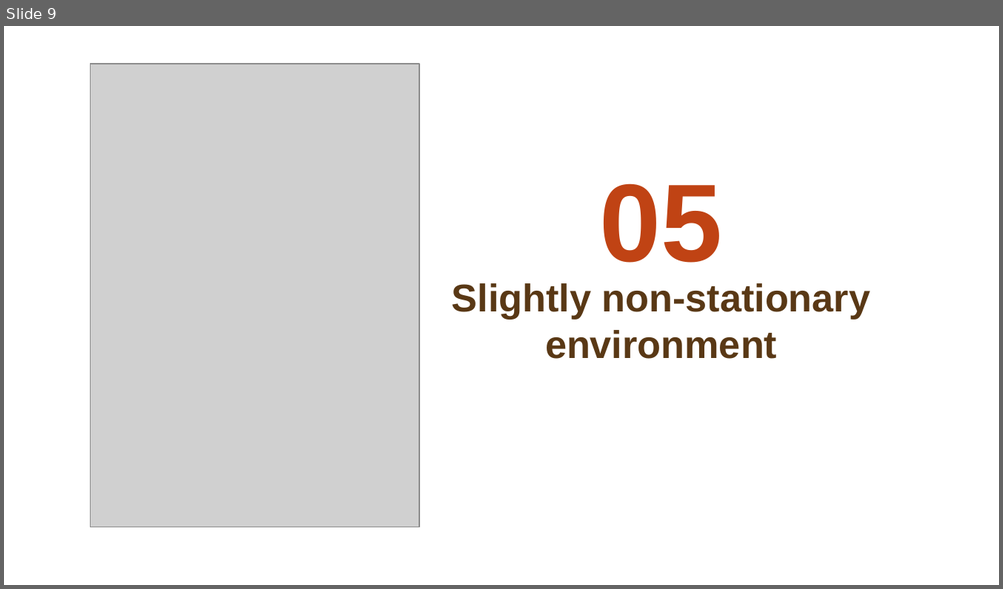
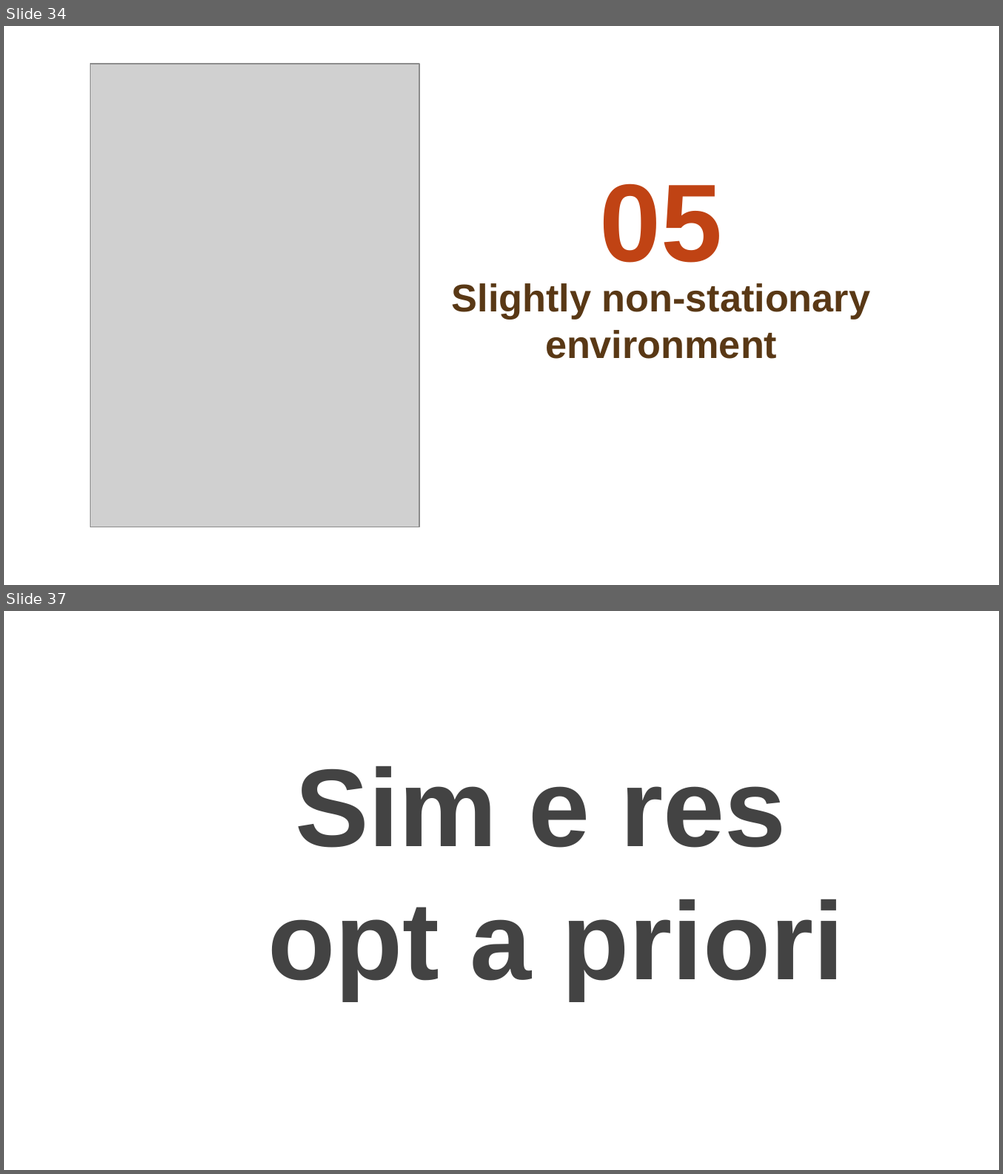
Before and after one commit to matteopasqual02/OLA-2025-project, a slide deck: presentation.pptx. Shown one above the other, each under a label of ours: slide 9 before the commit, slides 34 and 37 after it; the slides between them are not shown. The pictures are 1003x589 and 1003x1174 pixels, drawn with LibreOffice and Linux fonts; fonts in the diff are those of the drawing; grey boxes stand for pictures; background and template pictures are left out. Boxes give left, top, right and bottom in pixels: in the first picture for what was removed or moved away, otherwise in the second. Text is boxed around its words. In the diff, an @@ line names an element or a change of style, - is before the commit and + after.

```diff
--- a/presentation.pptx
+++ b/presentation.pptx
@@ slide 37 added at (4, 611, 999, 1170), background picture (left out) @@
@@ title added at (267, 766, 844, 999), 80 pt, text #434343, bold @@
+Sim e res
+opt a priori
@@ what was slide 9 is now slide 34 @@
```
Also in this commit, not shown: 1 slide changed, 30 other slides added, 1 slide removed.
